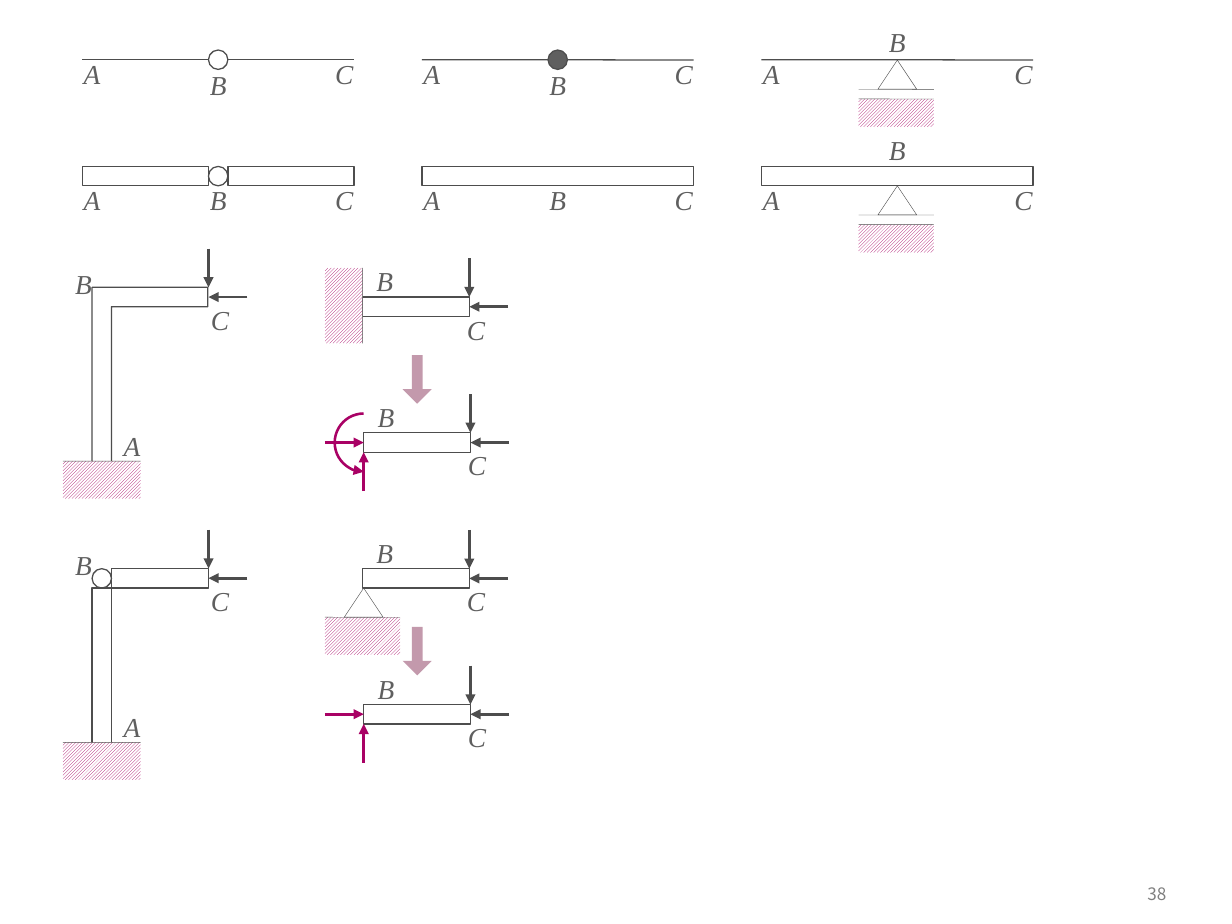
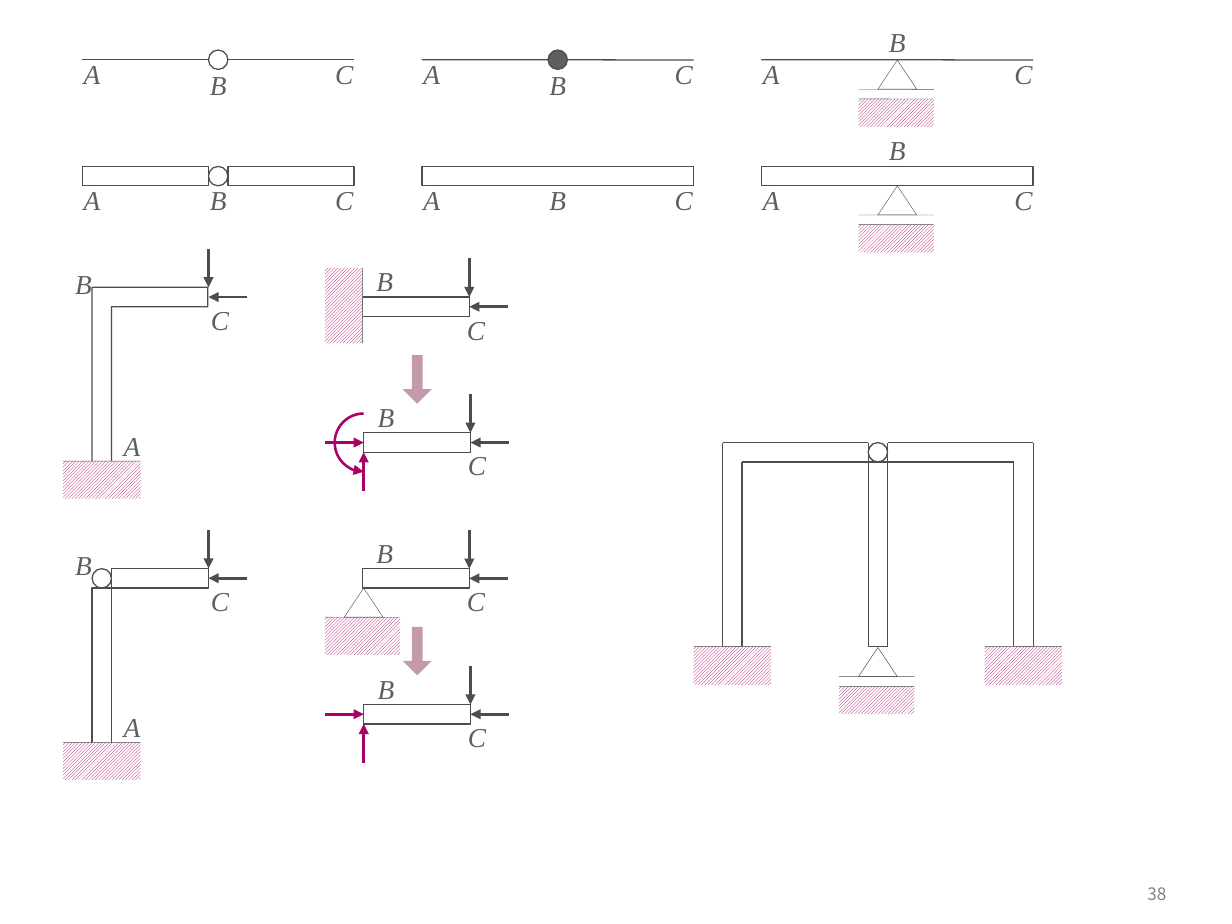
Before and after one commit to ironbell87/structural_mechanics_II, a slide deck: slide 38 of figures.pptx. Drawn at 1232x924 pixels with LibreOffice and Linux fonts; fonts in the diff are those of the drawing. Boxes give left, top, right and bottom in pixels: in the first picture for what was removed or moved away, otherwise in the second. Text is boxed around its words. In the diff, an @@ line names an element or a change of style, - is before the commit and + after.

```diff
--- a/figures.pptx
+++ b/figures.pptx
@@ group added at [694, 442, 1062, 715]: 20 lines, 3 rectangles, 1 ellipse, 1 triangle @@
```
Also in this commit, not shown: 9 other slides changed, 3 slides added, 2 slides removed, 32 other files.
